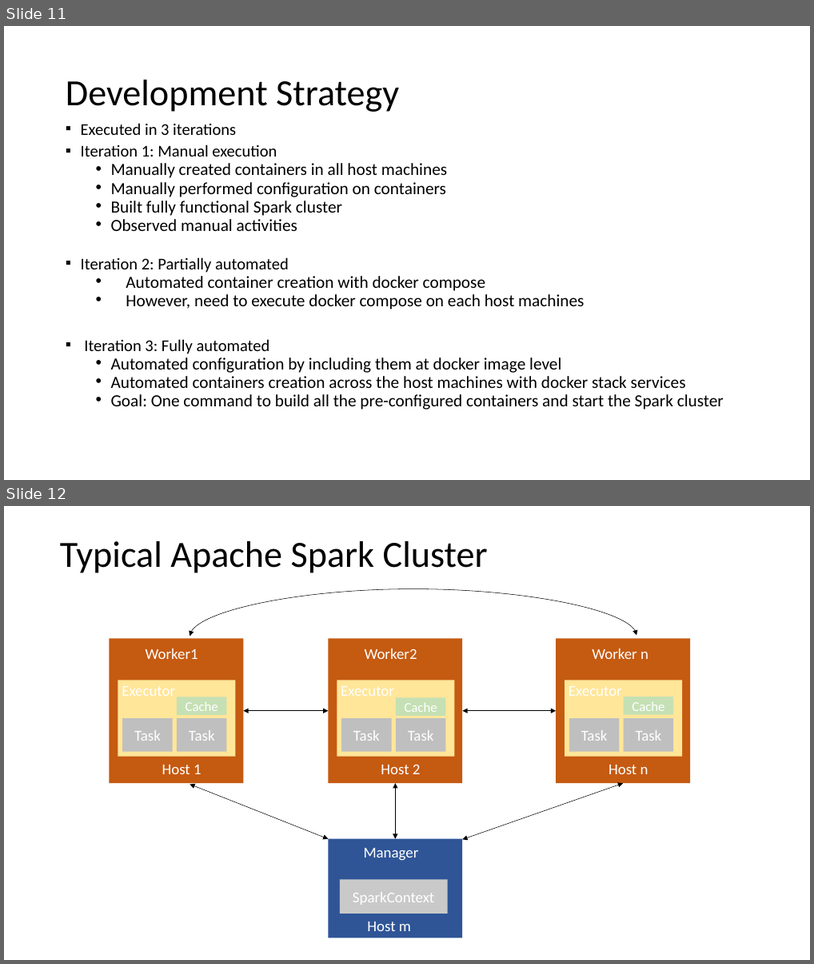
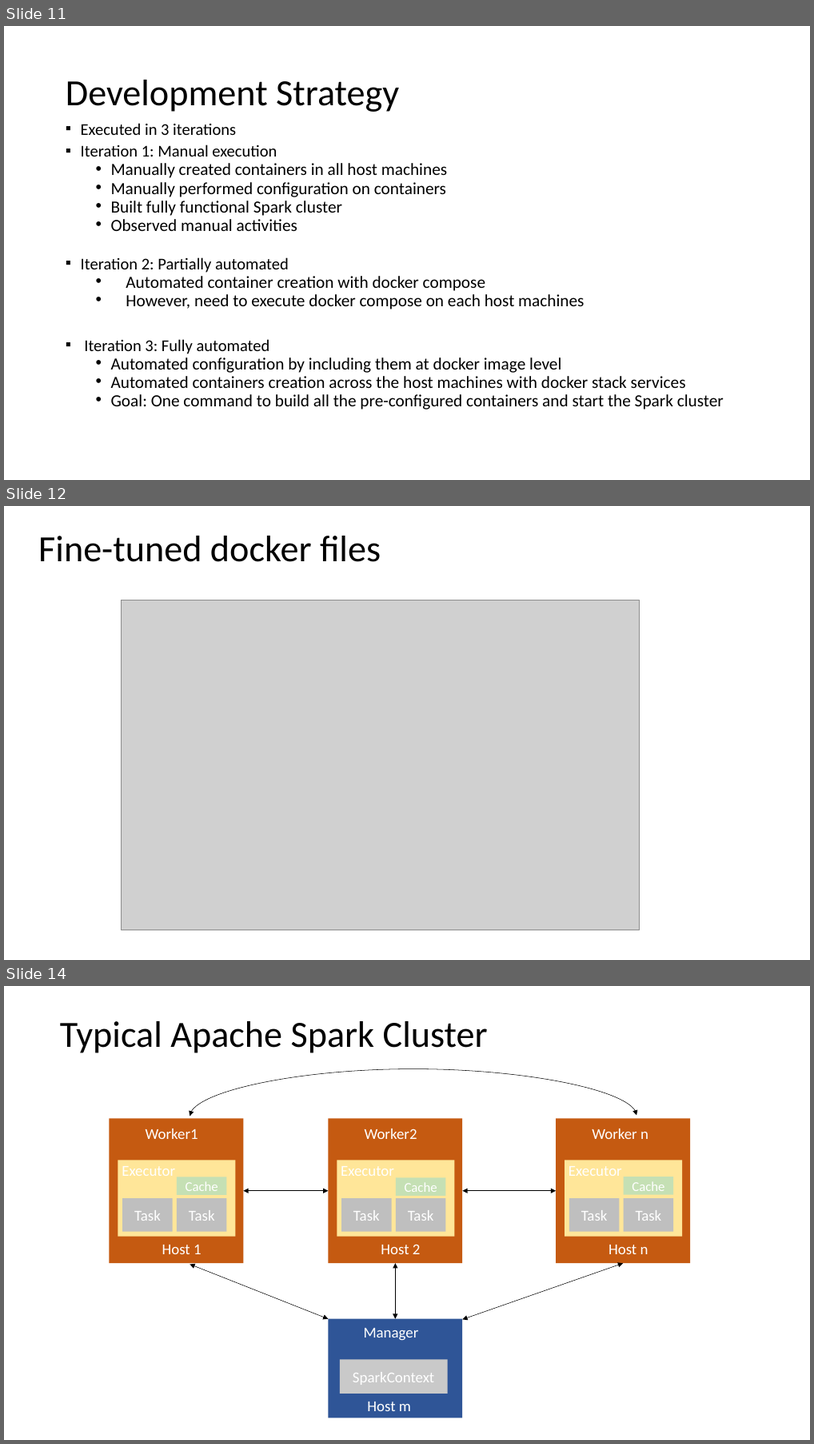
Before and after one commit to gprasad09/Apache-Spark-Cluster-Project, a slide deck: misc/ProjectReports-In progress/TermProject.pptx. Shown one above the other, each under a label of ours: slides 11 and 12 before the commit, slides 11, 12 and 14 after it; the slides between them are not shown. The pictures are 814x964 and 814x1444 pixels, drawn with LibreOffice and Linux fonts; fonts in the diff are those of the drawing; grey boxes stand for pictures. Boxes give left, top, right and bottom in pixels: in the first picture for what was removed or moved away, otherwise in the second. Text is boxed around its words. In the diff, an @@ line names an element or a change of style, - is before the commit and + after.

```diff
--- a/misc/ProjectReports-In progress/TermProject.pptx
+++ b/misc/ProjectReports-In progress/TermProject.pptx
@@ slide 12 added at (x1=4, y1=506, x2=810, y2=960), background #FFFFFF @@
@@ title added at (x1=38, y1=536, x2=381, y2=562), 44 pt, text #000000 @@
+Fine-tuned docker files
@@ picture added at (x1=122, y1=600, x2=639, y2=930) @@
@@ what was slide 12 is now slide 14 @@
```
Also in this commit, not shown: 1 slide changed, 3 other slides added, 1 other file.
